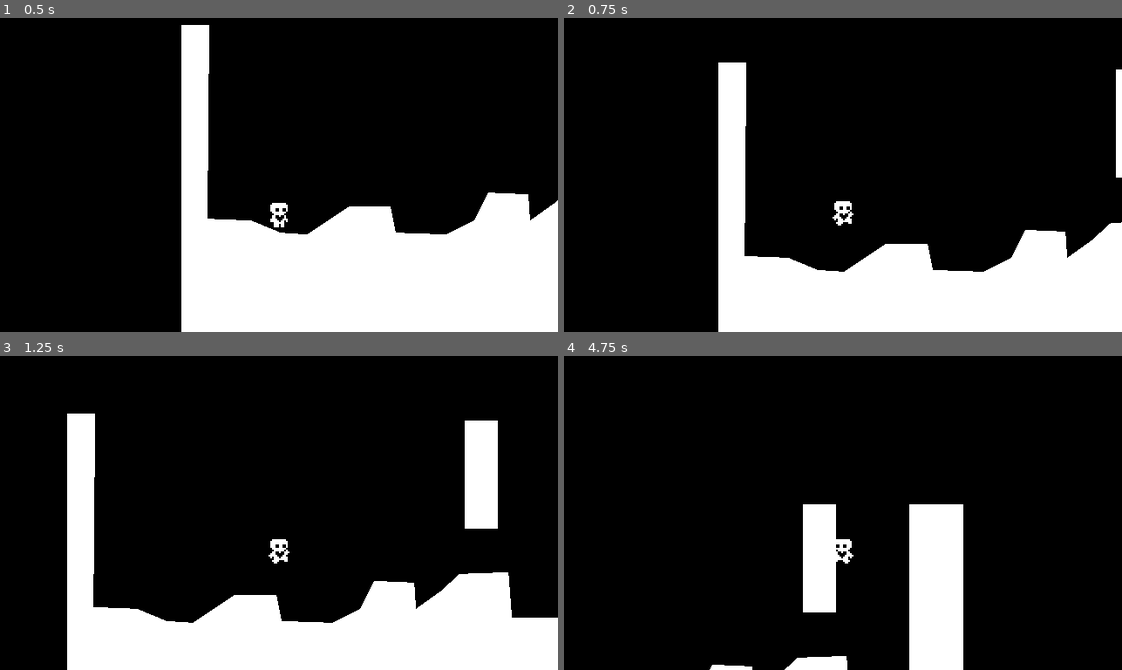
Above: before the commit, frames 1-4 (two rows, left to right).
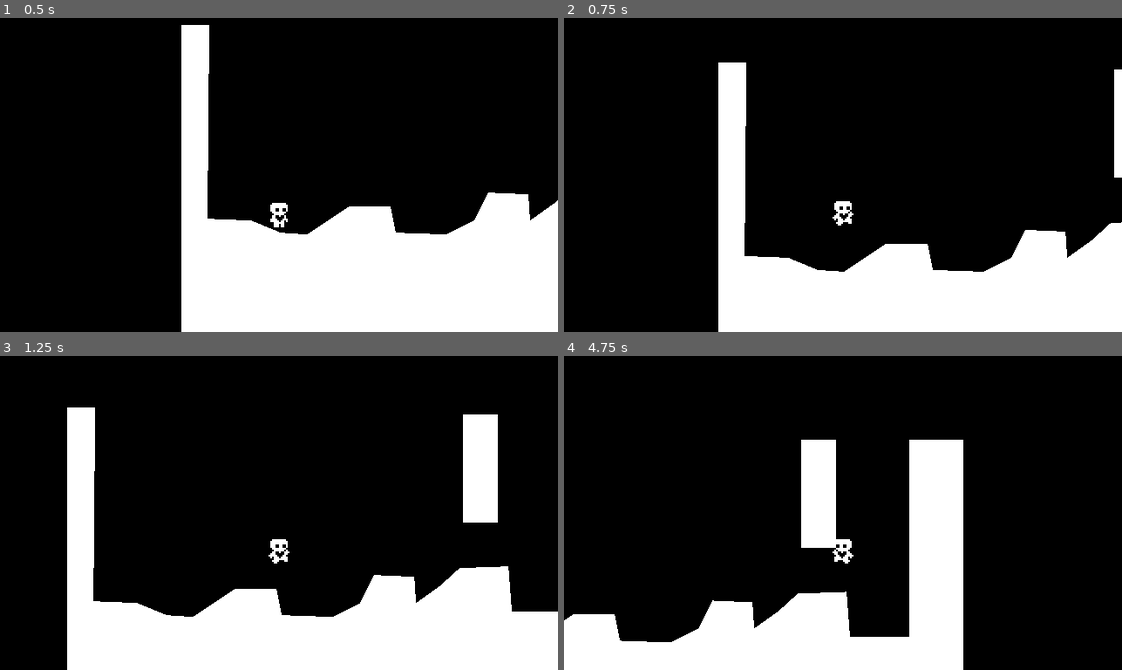
Above: after the commit, the same moments.

Repository: Travisbui/Heart-Platformer
Game: Godot game, scene res://Scenes/world.tscn
Same seed, same stepped clock (60 frames per second), same inputs: the game is played once before the commit and once after it.
Inputs:
- Up to frame 1 (0.5 s): no input
- Up to frame 2 (0.75 s): hold Right (ui_right) from 0.53 s (still down); tap Up (ui_up) at 0.6 s
- Up to frame 3 (1.25 s): keep holding Right (ui_right); tap Up (ui_up) at 0.77, 1.07 s
- Up to frame 4 (4.75 s): tap Up (ui_up) at 1.35, 1.52, 1.82, 2.1, 2.85, 3.02, 3.32, 3.6, 3.77, 4.07, 4.35, 4.52 s; release Right (ui_right) at 2.03 s; hold Left (ui_left) 2.03-2.78 s; hold Right (ui_right) 2.78-4.28 s; hold Left (ui_left) from 4.28 s (still down)

Frame 1 is identical in both runs. In frame 2, 0.1% of the frame differs, in the area x 98-99%, y 16-51%; in frame 3, 2.0%; in frame 4, 13%, in the area x 0-72%, y 26-100%.

Commit message:
P4 Complete

Diff:
--- a/Scenes/player.gd
+++ b/Scenes/player.gd
@@ -34,7 +34,7 @@
 func handle_wall_jump():
 	if not is_on_wall_only(): return
 	var wall_normal = get_wall_normal()
-	if Input.is_action_just_pressed("ui_up") and wall_normal == Vector2.LEFT:
+	if Input.is_action_just_pressed("ui_up"):
 		velocity.x = wall_normal.x * movement_data.speed
 		velocity.y = movement_data.jump_velocity
 		just_wall_jumped = true
@@ -53,7 +53,7 @@
 			velocity.y = movement_data.jump_velocity / 2
 
 		if Input.is_action_just_pressed("ui_up") and air_jump and not just_wall_jumped:
-			velocity.y = movement_data.jump_velocity * 1
+			velocity.y = movement_data.jump_velocity * 0.8
 			air_jump = false
 
 func apply_friction(input_axis, delta):
--- a/Scenes/world.tscn
+++ b/Scenes/world.tscn
@@ -27,6 +27,6 @@
 shape = SubResource("RectangleShape2D_6ujip")
 
 [node name="ColorRect" type="ColorRect" parent="StaticBody2D2"]
-offset_left = 227.0
+offset_left = 226.0
 offset_right = 246.0
 offset_bottom = 62.0
--- a/project.godot
+++ b/project.godot
@@ -25,6 +25,30 @@
 
 [input]
 
+ui_left={
+"deadzone": 0.5,
+"events": [Object(InputEventKey,"resource_local_to_scene":false,"resource_name":"","device":0,"window_id":0,"alt_pressed":false,"shift_pressed":false,"ctrl_pressed":false,"meta_pressed":false,"pressed":false,"keycode":4194319,"physical_keycode":0,"key_label":0,"unicode":0,"echo":false,"script":null)
+, Object(InputEventJoypadButton,"resource_local_to_scene":false,"resource_name":"","device":0,"button_index":13,"pressure":0.0,"pressed":false,"script":null)
+, Object(InputEventJoypadMotion,"resource_local_to_scene":false,"resource_name":"","device":0,"axis":0,"axis_value":-1.0,"script":null)
+, Object(InputEventKey,"resource_local_to_scene":false,"resource_name":"","device":-1,"window_id":0,"alt_pressed":false,"shift_pressed":false,"ctrl_pressed":false,"meta_pressed":false,"pressed":false,"keycode":0,"physical_keycode":65,"key_label":0,"unicode":97,"echo":false,"script":null)
+]
+}
+ui_right={
+"deadzone": 0.5,
+"events": [Object(InputEventKey,"resource_local_to_scene":false,"resource_name":"","device":0,"window_id":0,"alt_pressed":false,"shift_pressed":false,"ctrl_pressed":false,"meta_pressed":false,"pressed":false,"keycode":4194321,"physical_keycode":0,"key_label":0,"unicode":0,"echo":false,"script":null)
+, Object(InputEventJoypadButton,"resource_local_to_scene":false,"resource_name":"","device":0,"button_index":14,"pressure":0.0,"pressed":false,"script":null)
+, Object(InputEventJoypadMotion,"resource_local_to_scene":false,"resource_name":"","device":0,"axis":0,"axis_value":1.0,"script":null)
+, Object(InputEventKey,"resource_local_to_scene":false,"resource_name":"","device":-1,"window_id":0,"alt_pressed":false,"shift_pressed":false,"ctrl_pressed":false,"meta_pressed":false,"pressed":false,"keycode":0,"physical_keycode":68,"key_label":0,"unicode":100,"echo":false,"script":null)
+]
+}
+ui_up={
+"deadzone": 0.5,
+"events": [Object(InputEventKey,"resource_local_to_scene":false,"resource_name":"","device":0,"window_id":0,"alt_pressed":false,"shift_pressed":false,"ctrl_pressed":false,"meta_pressed":false,"pressed":false,"keycode":4194320,"physical_keycode":0,"key_label":0,"unicode":0,"echo":false,"script":null)
+, Object(InputEventJoypadButton,"resource_local_to_scene":false,"resource_name":"","device":0,"button_index":11,"pressure":0.0,"pressed":false,"script":null)
+, Object(InputEventJoypadMotion,"resource_local_to_scene":false,"resource_name":"","device":0,"axis":1,"axis_value":-1.0,"script":null)
+, Object(InputEventKey,"resource_local_to_scene":false,"resource_name":"","device":-1,"window_id":0,"alt_pressed":false,"shift_pressed":false,"ctrl_pressed":false,"meta_pressed":false,"pressed":false,"keycode":0,"physical_keycode":32,"key_label":0,"unicode":32,"echo":false,"script":null)
+]
+}
 left={
 "deadzone": 0.5,
 "events": [Object(InputEventKey,"resource_local_to_scene":false,"resource_name":"","device":-1,"window_id":0,"alt_pressed":false,"shift_pressed":false,"ctrl_pressed":false,"meta_pressed":false,"pressed":false,"keycode":0,"physical_keycode":65,"key_label":0,"unicode":97,"echo":false,"script":null)
